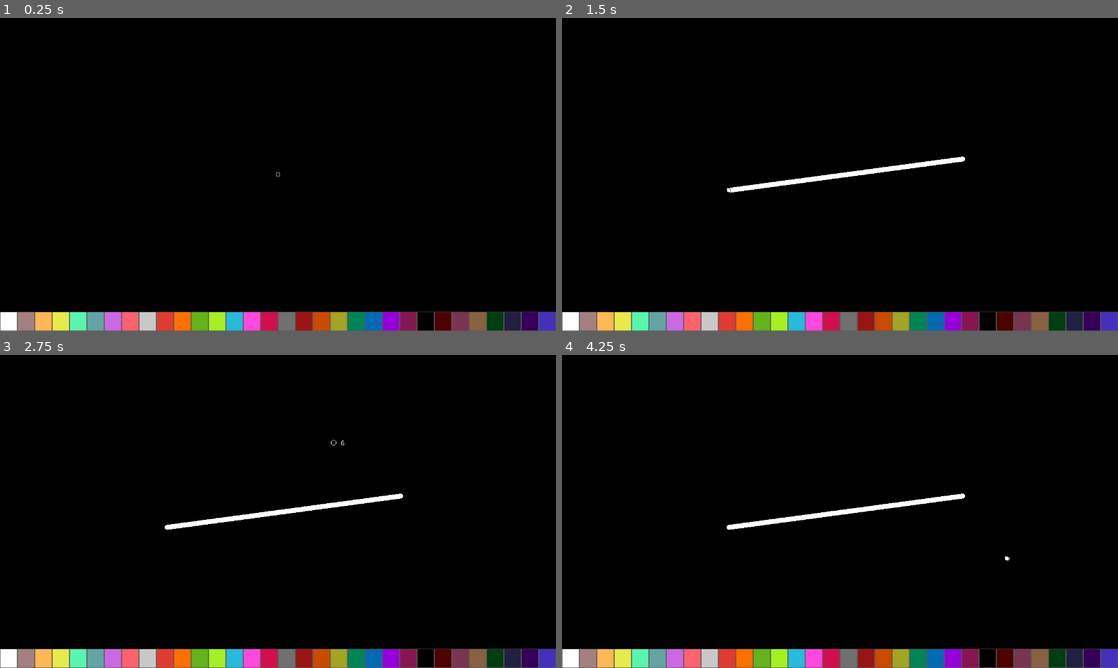
Above: before the commit, frames 1-4 (two rows, left to right).
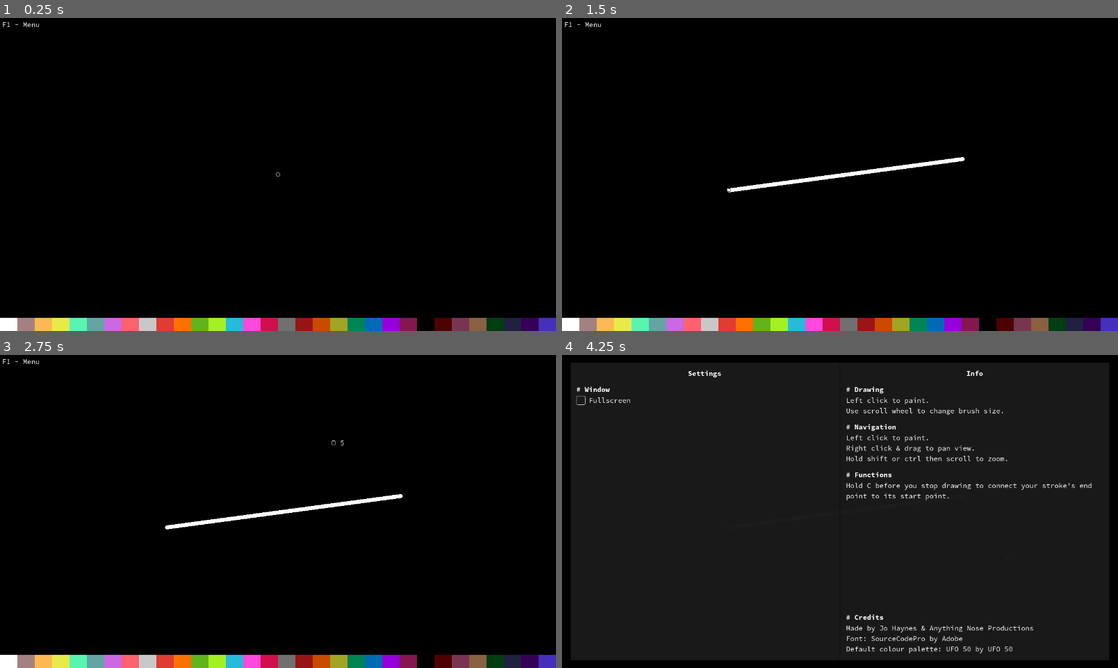
Above: after the commit, the same moments.

Repository: AnythingNose/NosePaint
Game: Godot game, scene res://scenes/main.tscn
Two runs of this game, one before a commit and one after it. Both use one fixed random seed, a clock stepped at 60 frames per second and the inputs below.
Inputs (mouse positions are in pixels of both pictures, inside the frame that each line leads up to):
- Up to frame 1 (0.25 s): no input
- Up to frame 2 (1.5 s): tap Enter at 0.5 s; move the mouse to (962, 158) at 0.52 s; press the mouse at (962, 158) at 0.53 s; tap C (connect) at 0.8, 1.35 s; tap Space at 1.25 s; move the mouse to (728, 190) at 1.27 s; release the mouse at (728, 190) at 1.28 s
- Up to frame 3 (2.75 s): tap Mouse wheel down (decrease_size) at 1.55, 2.1 s; tap Enter at 2 s; move the mouse to (333, 442) at 2.02 s; tap Mouse wheel up (increase_size) at 2.3 s
- Up to frame 4 (4.25 s): tap Space at 2.75 s; move the mouse to (812, 574) at 2.77 s; tap Mouse wheel up (increase_size) at 2.85 s; tap Shift (zoom_modifier) at 3.05 s; tap Enter at 3.5 s; move the mouse to (1006, 558) at 3.52 s; hold Shift (zoom_modifier) from 3.53 s (still down); click (1006, 558) at 3.8 s; tap F1 (menu, bound only after the commit) at 4.15 s

The runs differ from the first frame. In frame 1, 2.6% of the frame differs, in the area x 0-100%, y 1-100%; in frame 2, 2.8%; in frame 3, 2.8%; in frame 4, 94%, in the area x 0-100%, y 2-100%.

Commit message:
Added menu, hid mouse when drawing, UI tweaks
- Fixed C to connect function not showing its info label
- Static typing pass over multiple scripts
- Added custom theme for unifying all future UI elements
- Added settings/help menu
- Added fullscreen toggle in settings
- Populated help menu info with all current controls.
- Hid mouse when painting

Diff:
--- a/project.godot
+++ b/project.godot
@@ -15,11 +15,21 @@
 config/features=PackedStringArray("4.3", "GL Compatibility")
 config/icon="res://icon.svg"
 
+[debug]
+
+gdscript/warnings/untyped_declaration=1
+gdscript/warnings/inferred_declaration=1
+
 [display]
 
 window/size/viewport_width=1280
 window/size/viewport_height=720
 window/vsync/vsync_mode=0
+
+[gui]
+
+theme/custom="res://theme.tres"
+theme/custom_font="res://fonts/SourceCodePro/SourceCodePro-Regular.otf"
 
 [input]
 
@@ -41,6 +51,7 @@
 zoom_modifier={
 "deadzone": 0.5,
 "events": [Object(InputEventKey,"resource_local_to_scene":false,"resource_name":"","device":-1,"window_id":0,"alt_press …(195 unchanged characters)…
+, Object(InputEventKey,"resource_local_to_scene":false,"resource_name":"","device":-1,"window_id":0,"alt_pressed":false,"shift_pressed":false,"ctrl_pressed":false,"meta_pressed":false,"pressed":false,"keycode":0,"physical_keycode":4194326,"key_label":0,"unicode":0,"location":0,"echo":false,"script":null)
 ]
 }
 increase_size={
@@ -53,6 +64,16 @@
 "events": [Object(InputEventMouseButton,"resource_local_to_scene":false,"resource_name":"","device":-1,"window_id":0,"a …(259 unchanged characters)…
 ]
 }
+menu={
+"deadzone": 0.5,
+"events": [Object(InputEventKey,"resource_local_to_scene":false,"resource_name":"","device":-1,"window_id":0,"alt_pressed":false,"shift_pressed":false,"ctrl_pressed":false,"meta_pressed":false,"pressed":false,"keycode":0,"physical_keycode":4194332,"key_label":0,"unicode":0,"location":0,"echo":false,"script":null)
+]
+}
+toggle_fullscreen={
+"deadzone": 0.5,
+"events": [Object(InputEventKey,"resource_local_to_scene":false,"resource_name":"","device":-1,"window_id":0,"alt_pressed":false,"shift_pressed":false,"ctrl_pressed":false,"meta_pressed":false,"pressed":false,"keycode":0,"physical_keycode":4194342,"key_label":0,"unicode":0,"location":0,"echo":false,"script":null)
+]
+}
 
 [rendering]
 
--- a/scenes/colour.tscn
+++ b/scenes/colour.tscn
@@ -1,71 +1,14 @@
-[gd_scene load_steps=4 format=3 uid="uid://dbporaxylev2g"]
+[gd_scene load_steps=2 format=3 uid="uid://dbporaxylev2g"]
 
 [ext_resource type="Script" path="res://scripts/colour.gd" id="1_7l760"]
 
-[sub_resource type="StyleBoxLine" id="StyleBoxLine_eubtb"]
-color = Color(1, 1, 1, 1)
-grow_begin = 0.0
-grow_end = 0.0
-vertical = true
-
-[sub_resource type="StyleBoxLine" id="StyleBoxLine_2qr88"]
-color = Color(1, 1, 1, 1)
-grow_begin = 0.0
-grow_end = 0.0
-
-[node name="ColorRect" type="ColorRect"]
-offset_right = 10.0
-offset_bottom = 10.0
+[node name="Colour" type="Panel"]
+self_modulate = Color(0, 0, 0, 1)
+offset_right = 64.0
+offset_bottom = 50.0
 size_flags_horizontal = 3
+theme_type_variation = &"ColourPanel"
 script = ExtResource("1_7l760")
-
-[node name="Outline" type="Control" parent="."]
-modulate = Color(0.351563, 0.351563, 0.351563, 1)
-layout_mode = 1
-anchors_preset = 15
-anchor_right = 1.0
-anchor_bottom = 1.0
-grow_horizontal = 2
-grow_vertical = 2
-mouse_filter = 2
-
-[node name="Panel" type="Panel" parent="Outline"]
-layout_mode = 1
-anchors_preset = 9
-anchor_bottom = 1.0
-offset_right = 1.0
-grow_vertical = 2
-theme_override_styles/panel = SubResource("StyleBoxLine_eubtb")
-
-[node name="Panel2" type="Panel" parent="Outline"]
-layout_mode = 1
-anchors_preset = 11
-anchor_left = 1.0
-anchor_right = 1.0
-anchor_bottom = 1.0
-offset_left = -1.0
-grow_horizontal = 0
-grow_vertical = 2
-theme_override_styles/panel = SubResource("StyleBoxLine_eubtb")
-
-[node name="Panel3" type="Panel" parent="Outline"]
-layout_mode = 1
-anchors_preset = 12
-anchor_top = 1.0
-anchor_right = 1.0
-anchor_bottom = 1.0
-offset_top = -1.0
-grow_horizontal = 2
-grow_vertical = 0
-theme_override_styles/panel = SubResource("StyleBoxLine_2qr88")
-
-[node name="Panel4" type="Panel" parent="Outline"]
-layout_mode = 1
-anchors_preset = 10
-anchor_right = 1.0
-offset_bottom = 1.0
-grow_horizontal = 2
-theme_override_styles/panel = SubResource("StyleBoxLine_2qr88")
 
 [connection signal="mouse_entered" from="." to="." method="_on_mouse_entered"]
 [connection signal="mouse_exited" from="." to="." method="_on_mouse_exited"]
--- a/scenes/main.tscn
+++ b/scenes/main.tscn
@@ -8,9 +8,24 @@
 [ext_resource type="Script" path="res://scripts/palette.gd" id="5_hi4l4"]
 [ext_resource type="FontFile" uid="uid://x8kxss0dmyu8" path="res://fonts/SourceCodePro/SourceCodePro-Regular.otf" id="6_auwyu"]
 [ext_resource type="PackedScene" uid="uid://dbporaxylev2g" path="res://scenes/colour.tscn" id="6_cq0ec"]
+[ext_resource type="Script" path="res://scripts/menu.gd" id="9_0x2vn"]
+[ext_resource type="FontFile" uid="uid://csla7xq7lsckw" path="res://fonts/SourceCodePro/SourceCodePro-Bold.otf" id="10_erov6"]
 
 [sub_resource type="LabelSettings" id="LabelSettings_60a27"]
 font = ExtResource("6_auwyu")
+
+[sub_resource type="LabelSettings" id="LabelSettings_i6e8s"]
+font = ExtResource("10_erov6")
+
+[sub_resource type="LabelSettings" id="LabelSettings_1du00"]
+font = ExtResource("10_erov6")
+
+[sub_resource type="StyleBoxLine" id="StyleBoxLine_wbg6l"]
+color = Color(0, 0, 0, 0.2)
+grow_begin = 0.0
+grow_end = 0.0
+thickness = 3
+vertical = true
 
 [node name="Main" type="Control"]
 layout_mode = 3
@@ -39,6 +54,25 @@
 grow_vertical = 2
 script = ExtResource("2_y2bwc")
 
+[node name="Palette" type="HBoxContainer" parent="."]
+unique_name_in_owner = true
+visible = false
+layout_mode = 1
+anchors_preset = 12
+anchor_top = 1.0
+anchor_right = 1.0
+anchor_bottom = 1.0
+offset_top = -30.0
+grow_horizontal = 2
+grow_vertical = 0
+size_flags_horizontal = 3
+size_flags_vertical = 3
+theme_override_constants/separation = 0
+script = ExtResource("5_hi4l4")
+
+[node name="Colour" parent="Palette" instance=ExtResource("6_cq0ec")]
+layout_mode = 2
+
 [node name="Crosshair" type="Control" parent="."]
 unique_name_in_owner = true
 material = ExtResource("3_vumrx")
@@ -79,19 +113,245 @@
 text = "Connect"
 label_settings = SubResource("LabelSettings_60a27")
 
-[node name="ColourPalette" type="HBoxContainer" parent="."]
-layout_mode = 1
-anchors_preset = 12
-anchor_top = 1.0
-anchor_right = 1.0
-anchor_bottom = 1.0
-offset_top = -44.0
-grow_horizontal = 2
-grow_vertical = 0
-size_flags_horizontal = 3
+[node name="MenuContainer" type="Control" parent="."]
+layout_mode = 1
+anchors_preset = 15
+anchor_right = 1.0
+anchor_bottom = 1.0
+grow_horizontal = 2
+grow_vertical = 2
+mouse_filter = 2
+script = ExtResource("9_0x2vn")
+
+[node name="MenuLabel" type="Label" parent="MenuContainer"]
+material = ExtResource("3_vumrx")
+layout_mode = 0
+offset_left = 5.0
+offset_top = 5.0
+offset_right = 197.0
+offset_bottom = 26.0
+text = "F1 - Menu"
+
+[node name="Menu" type="Panel" parent="MenuContainer"]
+self_modulate = Color(1, 1, 1, 0.99)
+layout_mode = 1
+anchors_preset = 15
+anchor_right = 1.0
+anchor_bottom = 1.0
+offset_left = 20.0
+offset_top = 18.0
+offset_right = -20.0
+offset_bottom = -18.0
+grow_horizontal = 2
+grow_vertical = 2
+
+[node name="MenuHBox" type="HBoxContainer" parent="MenuContainer/Menu"]
+layout_mode = 1
+anchors_preset = 15
+anchor_right = 1.0
+anchor_bottom = 1.0
+grow_horizontal = 2
+grow_vertical = 2
+theme_override_constants/separation = 0
+
+[node name="Settings" type="Control" parent="MenuContainer/Menu/MenuHBox"]
+layout_mode = 2
+size_flags_horizontal = 3
+
+[node name="SettingsVBox" type="VBoxContainer" parent="MenuContainer/Menu/MenuHBox/Settings"]
+layout_mode = 1
+anchors_preset = 15
+anchor_right = 1.0
+anchor_bottom = 1.0
+offset_left = 13.0
+offset_top = 14.0
+offset_right = -13.0
+offset_bottom = -15.0
+grow_horizontal = 2
+grow_vertical = 2
+size_flags_horizontal = 3
+
+[node name="Label" type="Label" parent="MenuContainer/Menu/MenuHBox/Settings/SettingsVBox"]
+layout_mode = 2
+text = "Settings"
+label_settings = SubResource("LabelSettings_i6e8s")
+horizontal_alignment = 1
+
+[node name="Spacer" type="Control" parent="MenuContainer/Menu/MenuHBox/Settings/SettingsVBox"]
+custom_minimum_size = Vector2(0, 8)
+layout_mode = 2
+
+[node name="Drawing" type="Label" parent="MenuContainer/Menu/MenuHBox/Settings/SettingsVBox"]
+layout_mode = 2
+text = "# Window"
+label_settings = SubResource("LabelSettings_1du00")
+
+[node name="Fullscreen" type="HBoxContainer" parent="MenuContainer/Menu/MenuHBox/Settings/SettingsVBox"]
+custom_minimum_size = Vector2(0, 21)
+layout_mode = 2
+
+[node name="Fullscreen" type="Button" parent="MenuContainer/Menu/MenuHBox/Settings/SettingsVBox/Fullscreen"]
+custom_minimum_size = Vector2(21, 0)
+layout_mode = 2
+focus_mode = 0
+toggle_mode = true
+
+[node name="Spacer" type="Control" parent="MenuContainer/Menu/MenuHBox/Settings/SettingsVBox/Fullscreen"]
+custom_minimum_size = Vector2(0, 8)
+layout_mode = 2
+
+[node name="Label" type="Label" parent="MenuContainer/Menu/MenuHBox/Settings/SettingsVBox/Fullscreen"]
+layout_mode = 2
+text = "Fullscreen"
+
+[node name="Setting2" type="HBoxContainer" parent="MenuContainer/Menu/MenuHBox/Settings/SettingsVBox"]
+visible = false
+custom_minimum_size = Vector2(0, 21)
+layout_mode = 2
+
+[node name="Button" type="Button" parent="MenuContainer/Menu/MenuHBox/Settings/SettingsVBox/Setting2"]
+custom_minimum_size = Vector2(21, 0)
+layout_mode = 2
+focus_mode = 0
+toggle_mode = true
+button_pressed = true
+
+[node name="Spacer" type="Control" parent="MenuContainer/Menu/MenuHBox/Settings/SettingsVBox/Setting2"]
+custom_minimum_size = Vector2(0, 8)
+layout_mode = 2
+
+[node name="Label" type="Label" parent="MenuContainer/Menu/MenuHBox/Settings/SettingsVBox/Setting2"]
+layout_mode = 2
+text = "Setting"
+
+[node name="Setting3" type="HBoxContainer" parent="MenuContainer/Menu/MenuHBox/Settings/SettingsVBox"]
+visible = false
+custom_minimum_size = Vector2(0, 21)
+layout_mode = 2
+
+[node name="Button" type="Button" parent="MenuContainer/Menu/MenuHBox/Settings/SettingsVBox/Setting3"]
+custom_minimum_size = Vector2(21, 0)
+layout_mode = 2
+focus_mode = 0
+toggle_mode = true
+button_pressed = true
+
+[node name="Spacer" type="Control" parent="MenuContainer/Menu/MenuHBox/Settings/SettingsVBox/Setting3"]
+custom_minimum_size = Vector2(0, 8)
+layout_mode = 2
+
+[node name="Label" type="Label" parent="MenuContainer/Menu/MenuHBox/Settings/SettingsVBox/Setting3"]
+layout_mode = 2
+text = "Setting"
+
+[node name="Setting4" type="HBoxContainer" parent="MenuContainer/Menu/MenuHBox/Settings/SettingsVBox"]
+visible = false
+custom_minimum_size = Vector2(0, 21)
+layout_mode = 2
+
+[node name="Button" type="Button" parent="MenuContainer/Menu/MenuHBox/Settings/SettingsVBox/Setting4"]
+custom_minimum_size = Vector2(21, 0)
+layout_mode = 2
+focus_mode = 0
+toggle_mode = true
+button_pressed = true
+
+[node name="Spacer" type="Control" parent="MenuContainer/Menu/MenuHBox/Settings/SettingsVBox/Setting4"]
+custom_minimum_size = Vector2(0, 8)
+layout_mode = 2
+
+[node name="Label" type="Label" parent="MenuContainer/Menu/MenuHBox/Settings/SettingsVBox/Setting4"]
+layout_mode = 2
+text = "Setting"
+
+[node name="Divider Line" type="Panel" parent="MenuContainer/Menu/MenuHBox"]
+custom_minimum_size = Vector2(3, 0)
+layout_mode = 2
+theme_override_styles/panel = SubResource("StyleBoxLine_wbg6l")
+
+[node name="Help" type="Control" parent="MenuContainer/Menu/MenuHBox"]
+layout_mode = 2
+size_flags_horizontal = 3
+
+[node name="HelpVBox" type="VBoxContainer" parent="MenuContainer/Menu/MenuHBox/Help"]
+layout_mode = 1
+anchors_preset = 15
+anchor_right = 1.0
+anchor_bottom = 1.0
+offset_left = 13.0
+offset_top = 14.0
+offset_right = -13.0
+offset_bottom = -15.0
+grow_horizontal = 2
+grow_vertical = 2
+size_flags_horizontal = 3
+
+[node name="Label" type="Label" parent="MenuContainer/Menu/MenuHBox/Help/HelpVBox"]
+layout_mode = 2
+text = "Info"
+label_settings = SubResource("LabelSettings_i6e8s")
+horizontal_alignment = 1
+
+[node name="Spacer" type="Control" parent="MenuContainer/Menu/MenuHBox/Help/HelpVBox"]
+custom_minimum_size = Vector2(0, 8)
+layout_mode = 2
+
+[node name="Drawing" type="Label" parent="MenuContainer/Menu/MenuHBox/Help/HelpVBox"]
+layout_mode = 2
+text = "# Drawing"
+label_settings = SubResource("LabelSettings_1du00")
+
+[node name="Label3" type="Label" parent="MenuContainer/Menu/MenuHBox/Help/HelpVBox"]
+layout_mode = 2
+text = "Left click to paint.
+Use scroll wheel to change brush size."
+
+[node name="Spacer2" type="Control" parent="MenuContainer/Menu/MenuHBox/Help/HelpVBox"]
+custom_minimum_size = Vector2(0, 8)
+layout_mode = 2
+
+[node name="Navigation" type="Label" parent="MenuContainer/Menu/MenuHBox/Help/HelpVBox"]
+layout_mode = 2
+text = "# Navigation"
+label_settings = SubResource("LabelSettings_1du00")
+
+[node name="Label2" type="Label" parent="MenuContainer/Menu/MenuHBox/Help/HelpVBox"]
+layout_mode = 2
+text = "Left click to paint.
+Right click & drag to pan view.
+Hold shift or ctrl then scroll to zoom."
+
+[node name="Spacer3" type="Control" parent="MenuContainer/Menu/MenuHBox/Help/HelpVBox"]
+custom_minimum_size = Vector2(0, 8)
+layout_mode = 2
+
+[node name="Navigation2" type="Label" parent="MenuContainer/Menu/MenuHBox/Help/HelpVBox"]
+layout_mode = 2
+text = "# Functions"
+label_settings = SubResource("LabelSettings_1du00")
+
+[node name="Label4" type="Label" parent="MenuContainer/Menu/MenuHBox/Help/HelpVBox"]
+custom_minimum_size = Vector2(1, 1)
+layout_mode = 2
+text = "Hold C before you stop drawing to connect your stroke's end point to its start point."
+autowrap_mode = 3
+
+[node name="Bigspacer" type="Control" parent="MenuContainer/Menu/MenuHBox/Help/HelpVBox"]
+custom_minimum_size = Vector2(0, 8)
+layout_mode = 2
 size_flags_vertical = 3
-theme_override_constants/separation = 0
-script = ExtResource("5_hi4l4")
-
-[node name="ColorRect" parent="ColourPalette" instance=ExtResource("6_cq0ec")]
-layout_mode = 2
+
+[node name="Credits" type="Label" parent="MenuContainer/Menu/MenuHBox/Help/HelpVBox"]
+layout_mode = 2
+text = "# Credits"
+label_settings = SubResource("LabelSettings_1du00")
+
+[node name="Label5" type="Label" parent="MenuContainer/Menu/MenuHBox/Help/HelpVBox"]
+custom_minimum_size = Vector2(1, 1)
+layout_mode = 2
+text = "Made by Jo Haynes & Anything Nose Productions
+Font: SourceCodePro by Adobe
+Default colour palette: UFO 50 by UFO 50"
+autowrap_mode = 3
+
+[connection signal="toggled" from="MenuContainer/Menu/MenuHBox/Settings/SettingsVBox/Fullscreen/Fullscreen" to="MenuContainer" method="_on_fullscreen_toggled"]
--- /dev/null
+++ b/scenes/setting_button.tscn
@@ -0,0 +1,19 @@
+[gd_scene format=3 uid="uid://coej3m4iflkq"]
+
+[node name="Setting" type="HBoxContainer"]
+custom_minimum_size = Vector2(0, 21)
+
+[node name="Button" type="Button" parent="."]
+custom_minimum_size = Vector2(21, 0)
+layout_mode = 2
+focus_mode = 0
+toggle_mode = true
+button_pressed = true
+
+[node name="Spacer" type="Control" parent="."]
+custom_minimum_size = Vector2(0, 8)
+layout_mode = 2
+
+[node name="Label" type="Label" parent="."]
+layout_mode = 2
+text = "Setting"
--- a/scripts/canvas.gd
+++ b/scripts/canvas.gd
@@ -8,6 +8,8 @@
 ## at the cost of making stroke updates feel laggier..
 @export_range(0, 0.1) var update_interval: float = 0.01
 @export_range(0, 1) var zoom_sensitivity: float = 0.1
+@export_range(0, 1) var default_brush_size: int = 4
+@export_range(0, 1) var brush_size_change_sensitivity: int = 1
 
 # Constants
 const min_brush_radius : int = 0
@@ -33,7 +35,7 @@
 
 # Drawing
 var colour_primary : Color = Color.WHITE
-var radius : int = 5
+var radius : int = default_brush_size
 var stroke_start : Vector2i
 var connect_on_release : bool
 
@@ -64,10 +66,10 @@
 			zoom_increment(-zoom_sensitivity)
 	else:
 		if Input.is_action_just_pressed("increase_size"):
-			brush_size_increment(-1)
+			brush_size_increment(-brush_size_change_sensitivity)
 
 		if Input.is_action_just_pressed("decrease_size"):
-			brush_size_increment(1)
+			brush_size_increment(brush_size_change_sensitivity)
 
 	# Get and clamp mouse position
 	mpos = get_local_mouse_position().clamp(Vector2i.ZERO, get_rect().size - Vector2.ONE)
@@ -76,7 +78,7 @@
 					and get_local_mouse_position().y > 0 and get_local_mouse_position().y < get_rect().size.y
 	m_delta = prev_mpos - mpos
 
-	if main.block_canvas:
+	if main.block_draw:
 		prev_mpos = mpos
 		return
 
@@ -86,6 +88,7 @@
 		stroke_start = mpos
 
 	if Input.is_action_pressed("click"):
+		%Info.connect_label.visible = connect_on_release
 		if mouse_in_canvas:
 			if not was_in_canvas:
 				# If re-entering the canvas, connect to the edge
@@ -98,11 +101,12 @@
 			# If exiting the canvas, draw up to the edge
 			var edge_pos : Vector2i = _clamp_to_edge(mpos)
 			_draw_line(_plot_line(prev_mpos, edge_pos))
-
+	else:
+		if %Info.connect_label.visible:
+			%Info.connect_label.hide()
 
 	if Input.is_action_just_released("click") and connect_on_release:
 		_draw_line(_plot_line(mpos, stroke_start))
-
 
 	# Update texture periodically if dirty
 	update_timer += delta
@@ -135,7 +139,7 @@
 	image_size = image.get_size()
 
 
-func zoom_increment(amount : float):
+func zoom_increment(amount : float) -> void:
 	zoom_factor = clamp(zoom_factor + zoom_factor * amount, min_zoom, max_zoom)
 
 	# Save mouse info before applying scale
@@ -155,15 +159,17 @@
 	%Crosshair.queue_redraw()
 
 
-func brush_size_increment(amount : int):
+func brush_size_increment(amount : int) -> void:
 	radius = clamp(radius + amount, min_brush_radius, max_brush_radius)
 	%Crosshair.queue_redraw()
 	%Info.push_radius_update(radius)
+	if not main.block_draw:
+		main.show_mouse(radius == 0)
 
 
 ## Drawing functions
 func _draw_line(points: Array[Vector2i]) -> void:
-	for point in points:
+	for point : Vector2i in points:
 		_draw_step(point)
 
 
@@ -205,7 +211,7 @@
 	end_x = min(center.x + end_x, image_size.x - 1) - center.x
 
 	# Draw the horizontal line
-	for dx in range(start_x, end_x + 1):
+	for dx : int in range(start_x, end_x + 1):
 		image.set_pixel(center.x + dx, y, colour_primary)
 
 
--- a/scripts/colour.gd
+++ b/scripts/colour.gd
@@ -1,4 +1,4 @@
-class_name ColourButton extends ColorRect
+class_name Colour extends Panel
 
 var main : Main
 var palette : ColourPalette
@@ -15,8 +15,8 @@
 
 func _on_mouse_entered() -> void:
 	set_process_input(true)
-	main.block_canvas = true
+	main.block_draw = true
 
 func _on_mouse_exited() -> void:
 	set_process_input(false)
-	main.block_canvas = false
+	main.block_draw = false
--- a/scripts/info_follow.gd
+++ b/scripts/info_follow.gd
@@ -22,7 +22,7 @@
 		else:
 			radius_label.visible = false
 
-func push_radius_update(radius : int):
+func push_radius_update(radius : int) -> void:
 	var txt : String = "" if radius == 0 else str(radius)
 	radius_label.text = txt
 	radius_update_timer = 0
--- a/scripts/main.gd
+++ b/scripts/main.gd
@@ -1,3 +1,13 @@
 class_name Main extends Control
 
-var block_canvas : bool = false
+var block_draw : bool = false:
+	set(value):
+		block_draw = value
+		show_mouse(value)
+
+func _ready() -> void:
+	Input.mouse_mode = Input.MOUSE_MODE_HIDDEN
+
+func show_mouse(should_show : bool) -> void:
+	Input.mouse_mode = Input.MOUSE_MODE_VISIBLE if should_show or (%Canvas.radius == 0) else Input.MOUSE_MODE_HIDDEN
+	%Crosshair.visible = !should_show and (%Canvas.radius != 0)
--- /dev/null
+++ b/scripts/menu.gd
@@ -0,0 +1,36 @@
+extends Control
+
+@onready var menu: Panel = $Menu
+@onready var menu_label: Label = $MenuLabel
+
+# Setting buttons
+@onready var fullscreen_button: Button = $Menu/MenuHBox/Settings/SettingsVBox/Fullscreen/Fullscreen
+
+var open : bool = false
+
+var main : Main
+
+func _ready() -> void:
+	main = get_tree().current_scene
+	show_menu(open)
+
+func _input(event: InputEvent) -> void:
+	if event.is_action_pressed("menu"):
+		open = !open
+		show_menu(open)
+	if event.is_action_pressed("toggle_fullscreen"):
+		_on_fullscreen_toggled(!fullscreen_button.button_pressed)
+
+func show_menu(should_show : bool) -> void:
+	menu.visible = should_show
+	main.block_draw = should_show
+	menu_label.visible = !should_show
+	%Palette.visible = !should_show
+
+# Settings
+func _on_fullscreen_toggled(toggled_on: bool) -> void:
+	fullscreen_button.button_pressed = toggled_on
+	if toggled_on:
+		DisplayServer.window_set_mode(DisplayServer.WINDOW_MODE_FULLSCREEN)
+	else:
+		DisplayServer.window_set_mode(DisplayServer.WINDOW_MODE_WINDOWED)
--- a/scripts/palette.gd
+++ b/scripts/palette.gd
@@ -1,6 +1,6 @@
 class_name ColourPalette extends HBoxContainer
 
-@onready var archetype : ColourButton = $ColorRect
+@onready var archetype : Colour = $Colour
 
 # White is included by the default colour button.
 const colours : Array[String] = [
@@ -42,10 +42,10 @@
 
 func _ready() -> void:
 	for colour : String in colours:
-		var s : ColorRect = archetype.duplicate()
+		var s : Colour = archetype.duplicate()
 		add_child(s)
-		s.color = Color(colour)
+		s.self_modulate = Color(colour)
 	archetype.hide()
 
-func select_colour(button : ColourButton) -> void:
-	%Canvas.colour_primary = button.color
+func select_colour(button : Colour) -> void:
+	%Canvas.colour_primary = button.self_modulate
--- /dev/null
+++ b/theme.tres
@@ -0,0 +1,92 @@
+[gd_resource type="Theme" load_steps=9 format=3 uid="uid://c3cdp8mier1oo"]
+
+[ext_resource type="FontFile" uid="uid://x8kxss0dmyu8" path="res://fonts/SourceCodePro/SourceCodePro-Regular.otf" id="1_pquug"]
+
+[sub_resource type="StyleBoxFlat" id="StyleBoxFlat_88sun"]
+content_margin_left = 4.0
+content_margin_top = 4.0
+content_margin_right = 4.0
+content_margin_bottom = 4.0
+bg_color = Color(0.1, 0.1, 0.1, 0.3)
+corner_radius_top_left = 3
+corner_radius_top_right = 3
+corner_radius_bottom_right = 3
+corner_radius_bottom_left = 3
+corner_detail = 5
+
+[sub_resource type="StyleBoxFlat" id="StyleBoxFlat_uvei7"]
+content_margin_left = 4.0
+content_margin_top = 4.0
+content_margin_right = 4.0
+content_margin_bottom = 4.0
+bg_color = Color(0.1, 0.1, 0.1, 0.6)
+border_width_left = 1
+border_width_top = 1
+border_width_right = 1
+border_width_bottom = 1
+corner_radius_top_left = 3
+corner_radius_top_right = 3
+corner_radius_bottom_right = 3
+corner_radius_bottom_left = 3
+corner_detail = 5
+
+[sub_resource type="StyleBoxFlat" id="StyleBoxFlat_hs04r"]
+content_margin_left = 4.0
+content_margin_top = 4.0
+content_margin_right = 4.0
+content_margin_bottom = 4.0
+bg_color = Color(0.1, 0.1, 0.1, 0.6)
+border_width_left = 1
+border_width_top = 1
+border_width_right = 1
+border_width_bottom = 1
+corner_radius_top_left = 3
+corner_radius_top_right = 3
+corner_radius_bottom_right = 3
+corner_radius_bottom_left = 3
+corner_detail = 5
+
+[sub_resource type="StyleBoxFlat" id="StyleBoxFlat_2qt0a"]
+content_margin_left = 4.0
+content_margin_top = 4.0
+content_margin_right = 4.0
+content_margin_bottom = 4.0
+bg_color = Color(1, 1, 1, 1)
+border_width_left = 1
+border_width_top = 1
+border_width_right = 1
+border_width_bottom = 1
+corner_radius_top_left = 3
+corner_radius_top_right = 3
+corner_radius_bottom_right = 3
+corner_radius_bottom_left = 3
+corner_detail = 5
+
+[sub_resource type="StyleBoxFlat" id="StyleBoxFlat_xe8kx"]
+bg_color = Color(1, 1, 1, 1)
+corner_detail = 1
+
+[sub_resource type="StyleBoxFlat" id="StyleBoxFlat_e35dg"]
+bg_color = Color(1, 1, 1, 1)
+corner_detail = 1
+
+[sub_resource type="StyleBoxFlat" id="StyleBoxFlat_7vhn5"]
+content_margin_left = 0.0
+content_margin_top = 0.0
+content_margin_right = 0.0
+content_margin_bottom = 0.0
+bg_color = Color(0.1, 0.1, 0.1, 1)
+corner_detail = 1
+
+[resource]
+default_font = ExtResource("1_pquug")
+Button/styles/disabled = SubResource("StyleBoxFlat_88sun")
+Button/styles/hover = SubResource("StyleBoxFlat_uvei7")
+Button/styles/normal = SubResource("StyleBoxFlat_hs04r")
+Button/styles/pressed = SubResource("StyleBoxFlat_2qt0a")
+ColourOutline/base_type = &"Panel"
+ColourOutline/styles/panel = SubResource("StyleBoxFlat_xe8kx")
+ColourPanel/base_type = &"Panel"
+ColourPanel/styles/panel = SubResource("StyleBoxFlat_e35dg")
+Panel/constants/colour = 0
+Panel/styles/panel = SubResource("StyleBoxFlat_7vhn5")
Not shown: 1 places in scenes/main.tscn that only renumber resources
